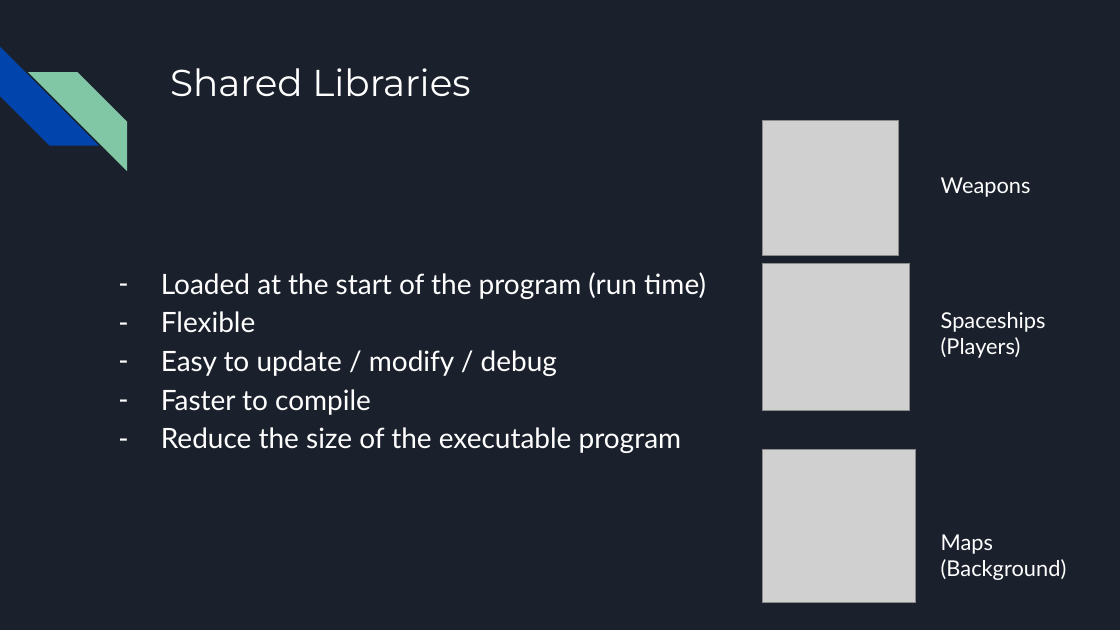
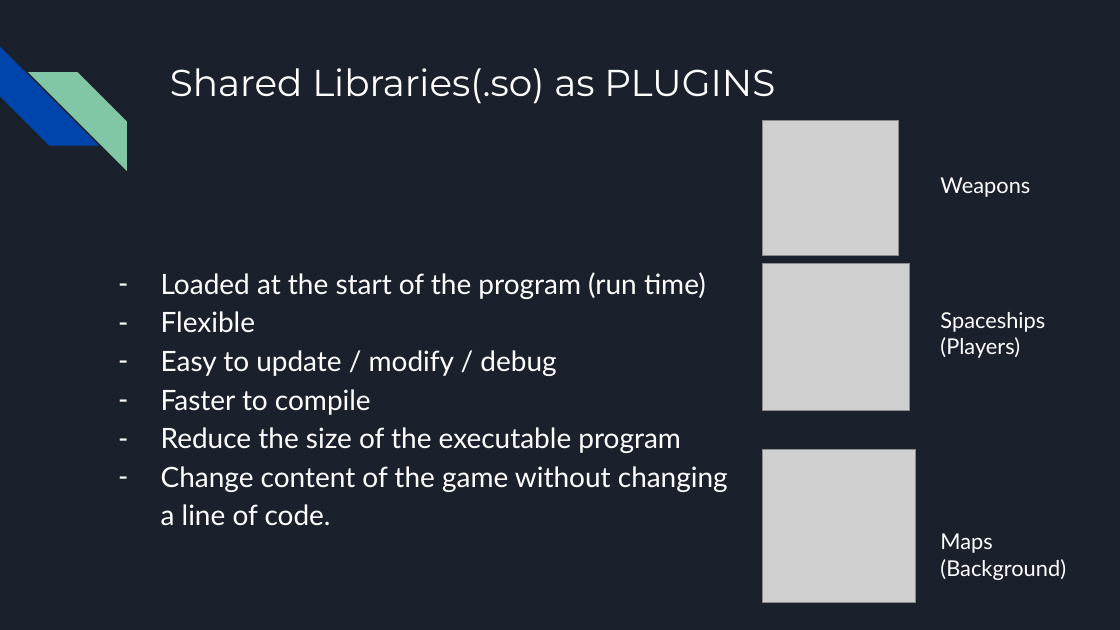
Before and after one commit to vk-573/cpp_game03, a slide deck: slide 3 of Object Oriented Programming Project 4.pptx. Drawn at 1120x630 pixels with LibreOffice and Linux fonts; fonts in the diff are those of the drawing; grey boxes stand for pictures. Boxes give left, top, right and bottom in pixels: in the first picture for what was removed or moved away, otherwise in the second. Text is boxed around its words. In the diff, an @@ line names an element or a change of style, - is before the commit and + after.

Commit message:
updated ppt

```diff
--- a/Object Oriented Programming Project 4.pptx
+++ b/Object Oriented Programming Project 4.pptx
@@ text at (170,68,775,104): text changed @@
-Shared Libraries
+Shared Libraries(.so) as PLUGINS
@@ text at (161,466,728,526): paragraph added @@
+– Change content of the game without changing a line of code.
```
Also in this commit, not shown: 3 other slides changed.
